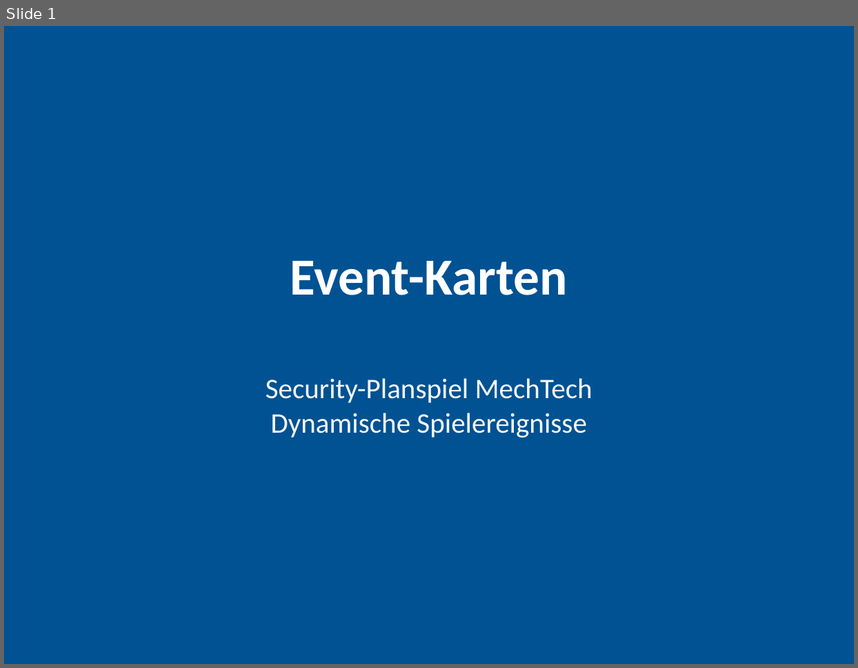
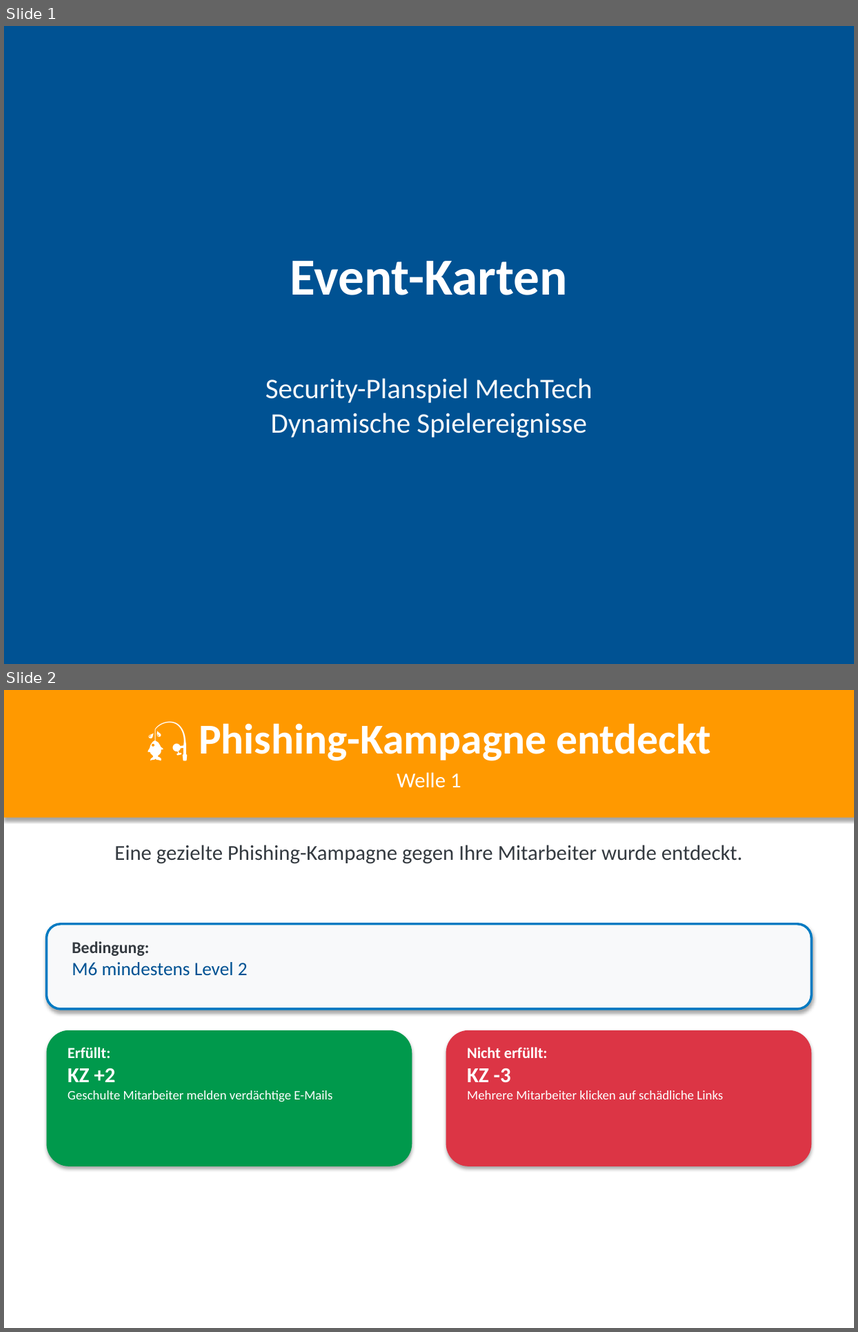
Before and after one commit to ClaudioSt/security-planspiel, a slide deck: pptx_output/Events.pptx. Shown one above the other, each under a label of ours: slide 1 before the commit, slides 1 and 2 after it. The pictures are 858x668 and 858x1332 pixels, drawn with LibreOffice and Linux fonts; fonts in the diff are those of the drawing. Boxes give left, top, right and bottom in pixels: in the first picture for what was removed or moved away, otherwise in the second. Text is boxed around its words. In the diff, an @@ line names an element or a change of style, - is before the commit and + after.

```diff
--- a/pptx_output/Events.pptx
+++ b/pptx_output/Events.pptx
@@ slide 2 added at <box>4,690,854,1328</box>, background #FFFFFF @@
@@ rectangle added at <box>4,690,854,818</box>, fill #FF9900 @@
@@ text added at <box>199,723,711,761</box>, 36 pt, text #FFFFFF, bold @@
+🎣 Phishing-Kampagne entdeckt
@@ text added at <box>397,772,461,788</box>, 18 pt, text #FFFFFF @@
+Welle 1
@@ text added at <box>114,845,743,864</box>, 18 pt, text #343A40 @@
+Eine gezielte Phishing-Kampagne gegen Ihre Mitarbeiter wurde entdeckt.
@@ rounded rectangle added at <box>47,924,811,1009</box>, fill #F8F9FA, outline #007AC2 2 pt @@
@@ text added at <box>72,941,248,976</box>, 16 pt, text #005293 @@
+Bedingung:
+M6 mindestens Level 2
@@ rounded rectangle added at <box>47,1030,412,1166</box>, fill #00994C @@
@@ rounded rectangle added at <box>446,1030,811,1166</box>, fill #DC3545 @@
@@ text added at <box>67,1047,332,1102</box>, 11 pt, text #FFFFFF @@
+Erfüllt:
+KZ +2
+Geschulte Mitarbeiter melden verdächtige E-Mails
@@ text added at <box>467,1047,723,1099</box>, 11 pt, text #FFFFFF @@
+Nicht erfüllt:
+KZ -3
+Mehrere Mitarbeiter klicken auf schädliche Links
```
Also in this commit, not shown: 8 other slides added, 2 other files.
